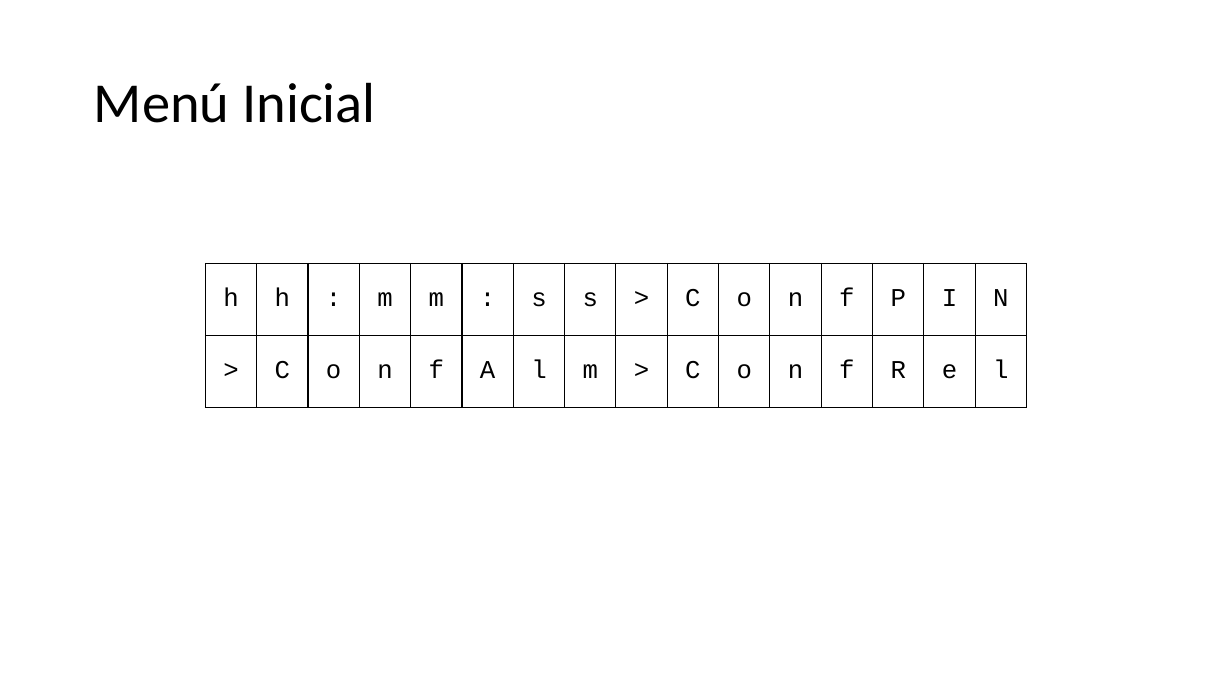
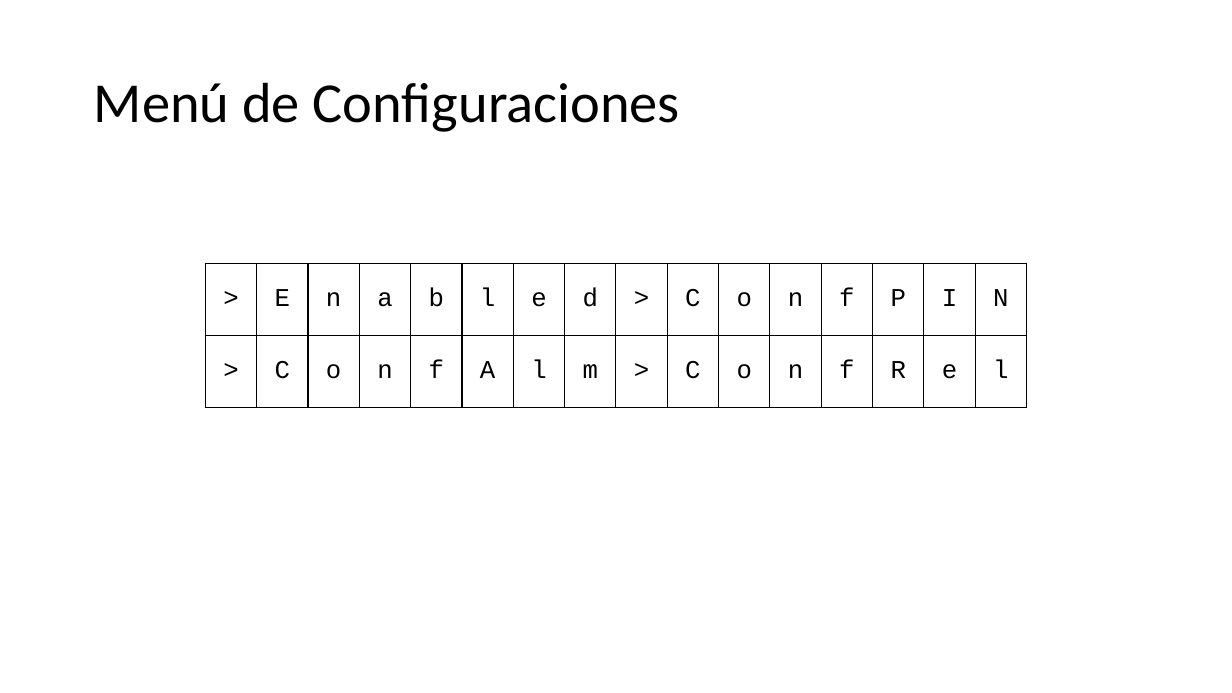
Before and after one commit to JaviHorta/firmware, a slide deck: slide 1 of menus sistema de alarma.pptx. Drawn at 1232x693 pixels with LibreOffice and Linux fonts; fonts in the diff are those of the drawing. Boxes give left, top, right and bottom in pixels: in the first picture for what was removed or moved away, otherwise in the second. Text is boxed around its words. In the diff, an @@ line names an element or a change of style, - is before the commit and + after.

```diff
--- a/menus sistema de alarma.pptx
+++ b/menus sistema de alarma.pptx
@@ title at bbox=[94, 82, 680, 132]: text changed @@
-Menú Inicial
+Menú de Configuraciones
@@ table at bbox=[205, 263, 1033, 408] @@
-row 1: h | h | : | m | m | : | s | s | > | C | o | n | f | P | I | N
+row 1: > | E | n | a | b | l | e | d | > | C | o | n | f | P | I | N
```
Also in this commit, not shown: 11 other slides changed, 1 slide added, 2 other files.
